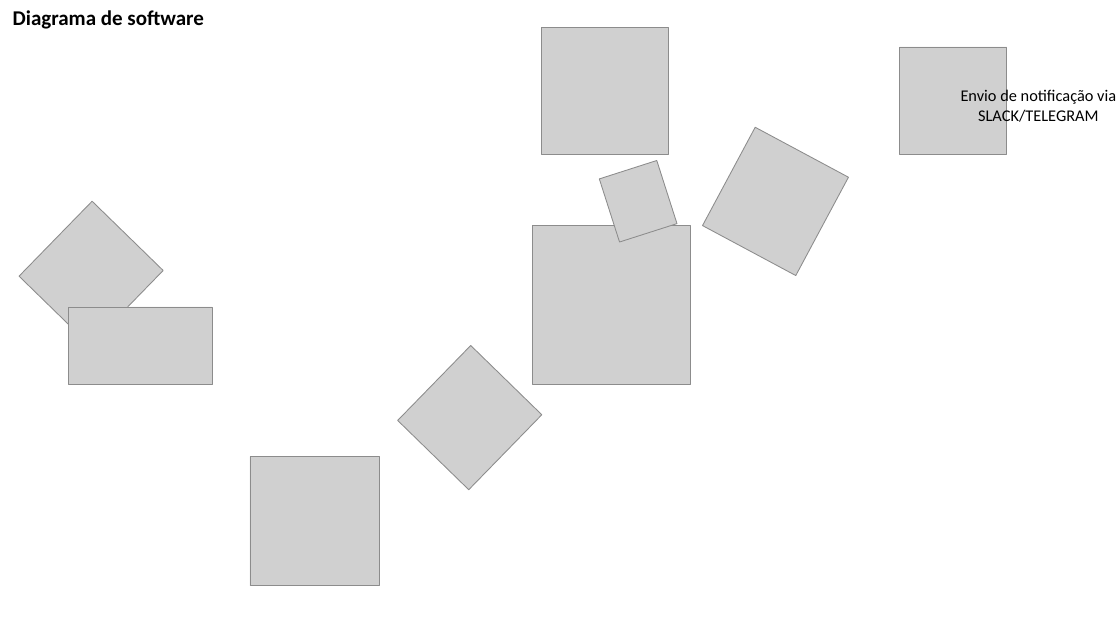
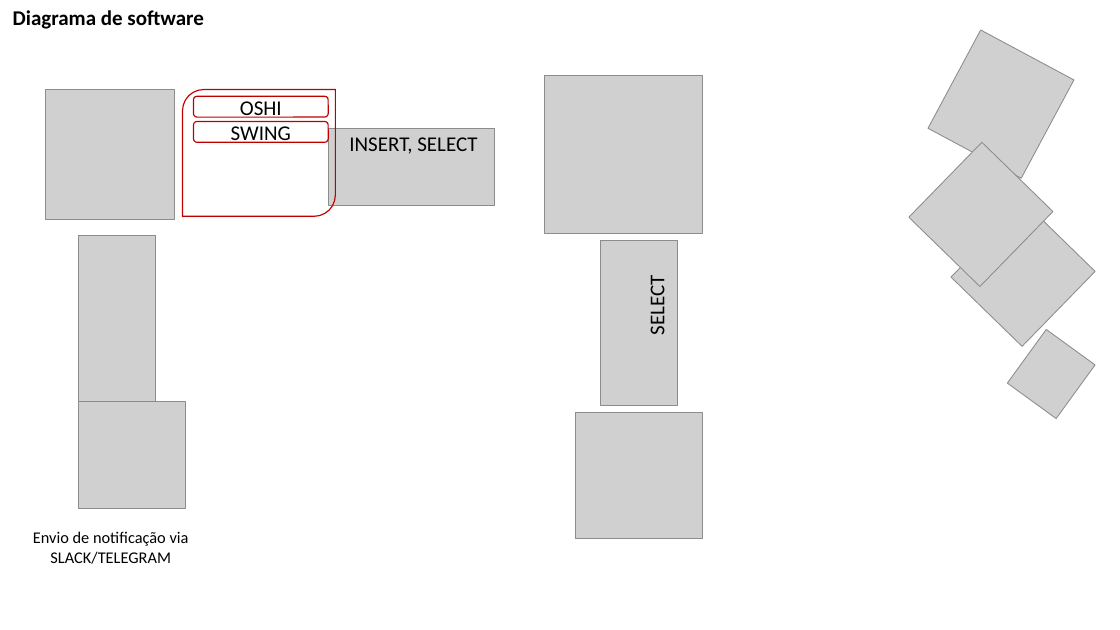
Before and after one commit to BandTec/grupo-07-adsa-20201, a slide deck: slide 4 of Documentação/HLD.LLD.DIAGRAMA.pptx (slide 3 before the commit). Drawn at 1120x630 pixels with LibreOffice and Linux fonts; fonts in the diff are those of the drawing; grey boxes stand for pictures. Boxes give left, top, right and bottom in pixels: in the first picture for what was removed or moved away, otherwise in the second. Text is boxed around its words. In the diff, an @@ line names an element or a change of style, - is before the commit and + after.

```diff
--- a/Documentação/HLD.LLD.DIAGRAMA.pptx
+++ b/Documentação/HLD.LLD.DIAGRAMA.pptx
@@ picture: place and size @@
-picture at [703, 127, 849, 276]
+picture at [928, 30, 1074, 178]
@@ picture: place and size @@
-picture at [532, 226, 690, 384]
+picture at [544, 76, 702, 234]
@@ picture: place and size @@
-picture at [250, 457, 380, 586]
+picture at [45, 90, 175, 219]
@@ round diag rect added at [182, 90, 335, 217], outline #C00000 1 pt @@
@@ rounded rectangle added at [193, 97, 328, 118], outline #C00000 1 pt, 18 pt, text #000000 @@
+OSHI
@@ rounded rectangle added at [193, 122, 328, 143], outline #C00000 1 pt, 18 pt, text #000000 @@
+SWING
@@ picture: place and size @@
-picture at [68, 307, 212, 384]
+picture at [329, 129, 494, 206]
@@ text added at [349, 137, 477, 154], 18 pt, text #000000 @@
+INSERT, SELECT
@@ picture: place and size @@
-picture at [19, 201, 163, 345]
+picture at [909, 142, 1053, 286]
@@ picture: place and size @@
-picture at [398, 345, 542, 490]
+picture at [952, 202, 1096, 346]
@@ picture added at [78, 236, 155, 401] @@
@@ picture added at [600, 241, 678, 406] @@
@@ text added at [644, 281, 670, 333], 18 pt, text #000000 @@
+SELECT
@@ picture at [1008, 329, 1096, 419]: rotation 252 to 306 degrees @@
@@ picture: place and size @@
-picture at [900, 47, 1007, 155]
+picture at [78, 402, 186, 509]
@@ picture: place and size @@
-picture at [542, 28, 669, 155]
+picture at [576, 413, 703, 539]
@@ text "Envio de notificação via SLACK/TELEGRAM" rewrapped from [961, 88, 1116, 126] to [33, 531, 189, 564] @@
```
Also in this commit, not shown: 3 other slides changed.
